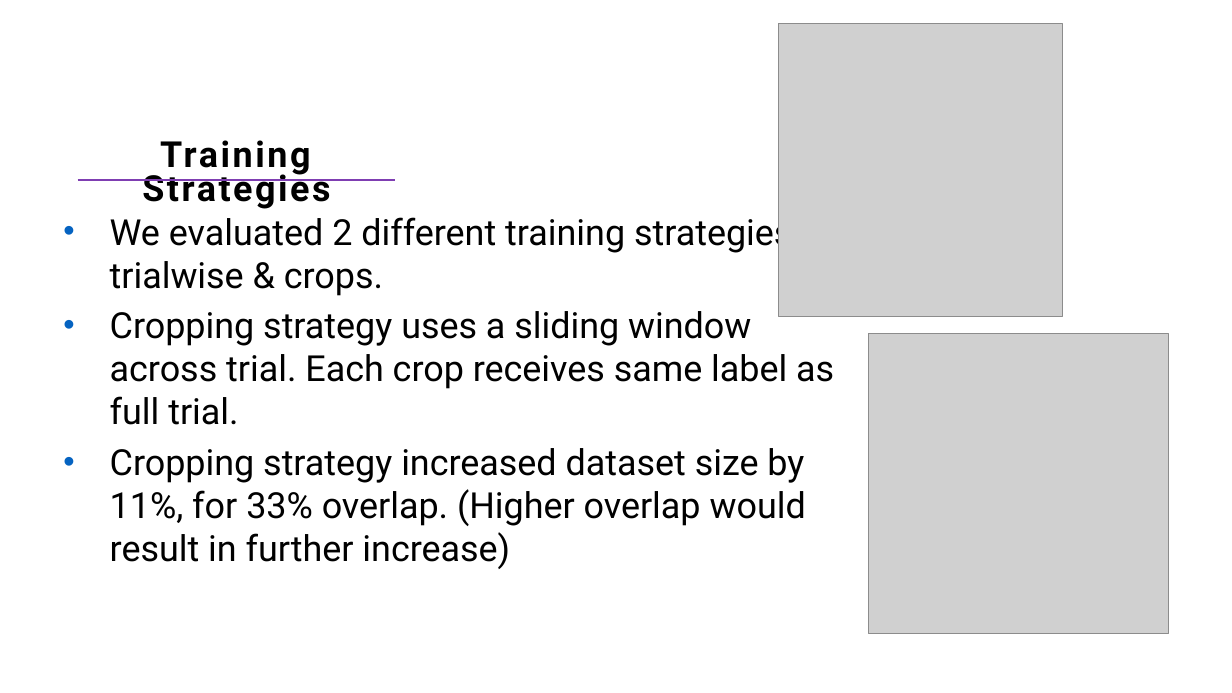
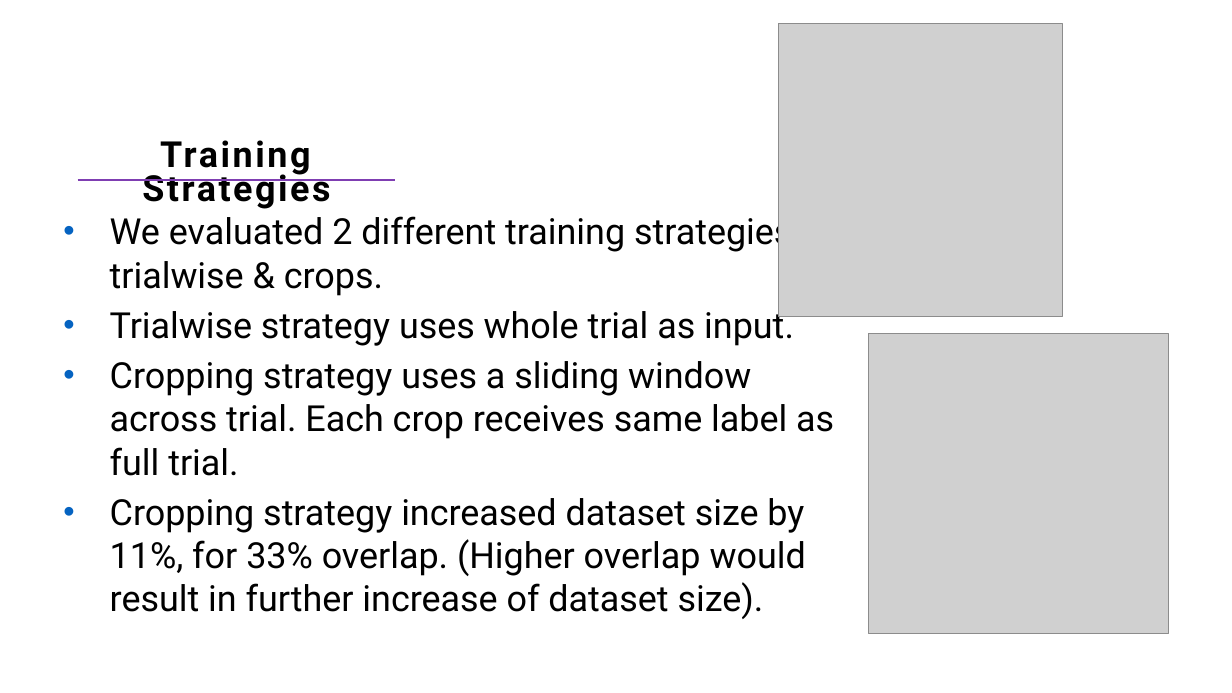
Before and after one commit to shaked3462/CognitiveWorkloadEstimation---EEG, a slide deck: slide 7 of Presentation/Project Presentation - Shaked Aharon.pptx. Drawn at 1232x693 pixels with LibreOffice and Linux fonts; fonts in the diff are those of the drawing; grey boxes stand for pictures. Boxes give left, top, right and bottom in pixels: in the first picture for what was removed or moved away, otherwise in the second. Text is boxed around its words. In the diff, an @@ line names an element or a change of style, - is before the commit and + after.

```diff
--- a/Presentation/Project Presentation - Shaked Aharon.pptx
+++ b/Presentation/Project Presentation - Shaked Aharon.pptx
@@ text at [110,305,794,346]: paragraph added @@
+• Trialwise strategy uses whole trial as input.
@@ text at [110,498,806,619]: text changed @@
-• Cropping strategy increased dataset size by 11%, for 33% overlap. (Higher overlap would result in further increase)
+• Cropping strategy increased dataset size by 11%, for 33% overlap. (Higher overlap would result in further increase of dataset size).
```
Also in this commit, not shown: 11 other slides changed, 6 other files.
